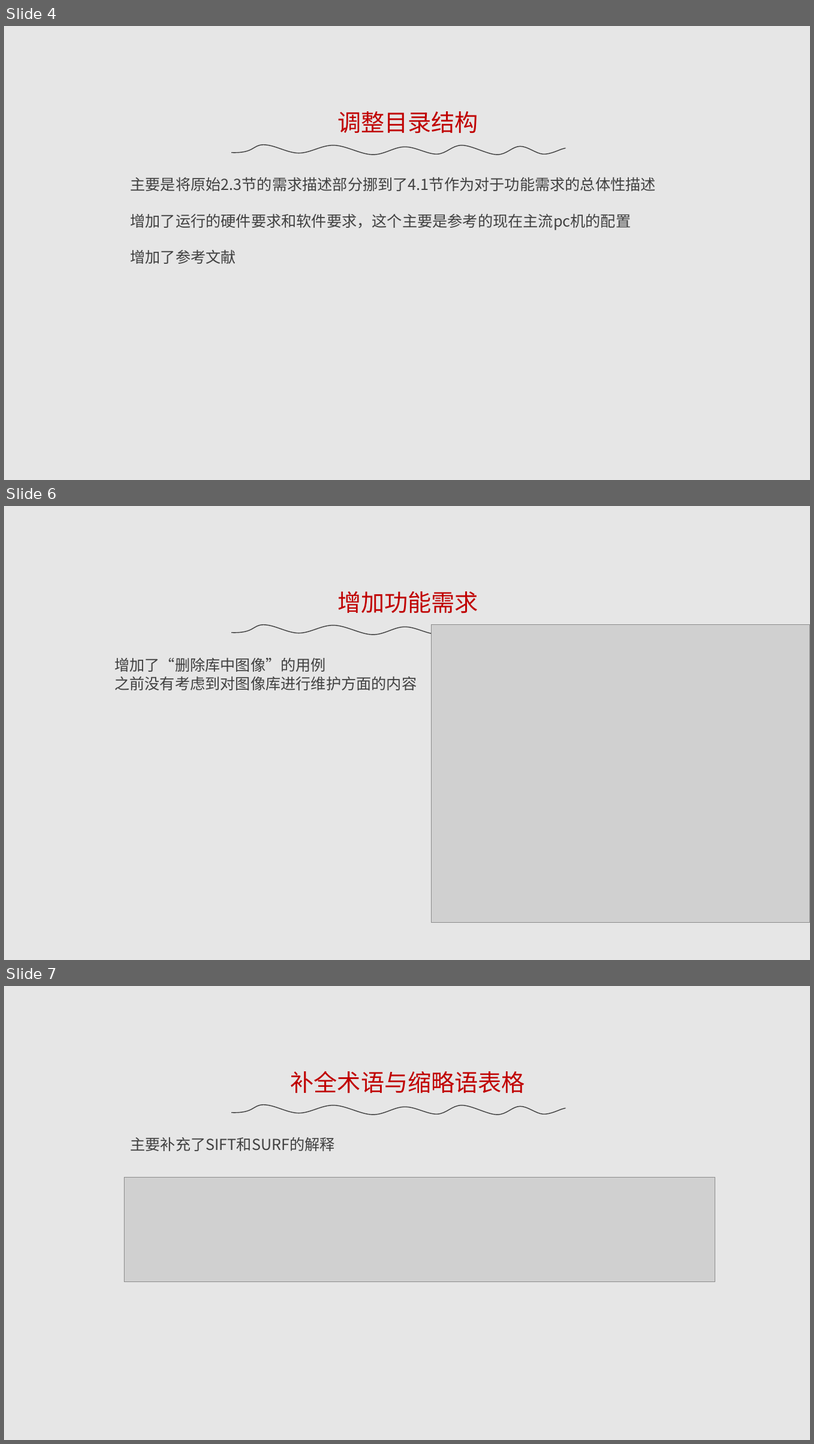
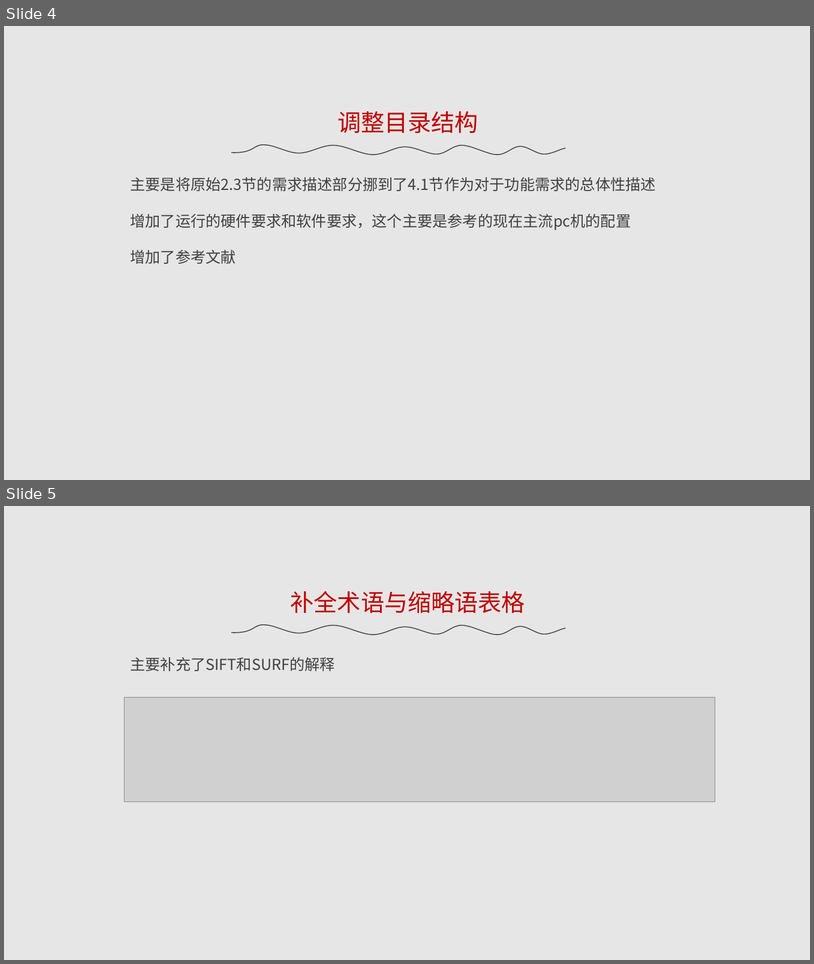
Before and after one commit to bhsei/17TeamE_Lire, a slide deck: 3.项目PPT/需求修改说明.ppt. Shown one above the other, each under a label of ours: slides 4, 6 and 7 before the commit, slides 4 and 5 after it; the slides between them are not shown. The pictures are 814x1444 and 814x964 pixels, drawn with LibreOffice and Linux fonts; fonts in the diff are those of the drawing; grey boxes stand for pictures. Boxes give left, top, right and bottom in pixels: in the first picture for what was removed or moved away, otherwise in the second. Text is boxed around its words. In the diff, an @@ line names an element or a change of style, - is before the commit and + after.

```diff
--- a/3.项目PPT/需求修改说明.ppt
+++ b/3.项目PPT/需求修改说明.ppt
@@ slide 6 removed at (4,506,810,960), background #E6E6E6 @@
@@ text removed at (338,591,479,613) @@
-增加功能需求
@@ freeform shape removed at (231,624,566,634) @@
@@ picture removed at (431,624,810,922) @@
@@ text removed at (114,658,417,690) @@
-增加了“删除库中图像”的用例
-之前没有考虑到对图像库进行维护方面的内容
@@ what was slide 7 is now slide 5 @@
```
Also in this commit, not shown: 5 slides changed, 3 other slides removed, 8 other files.
